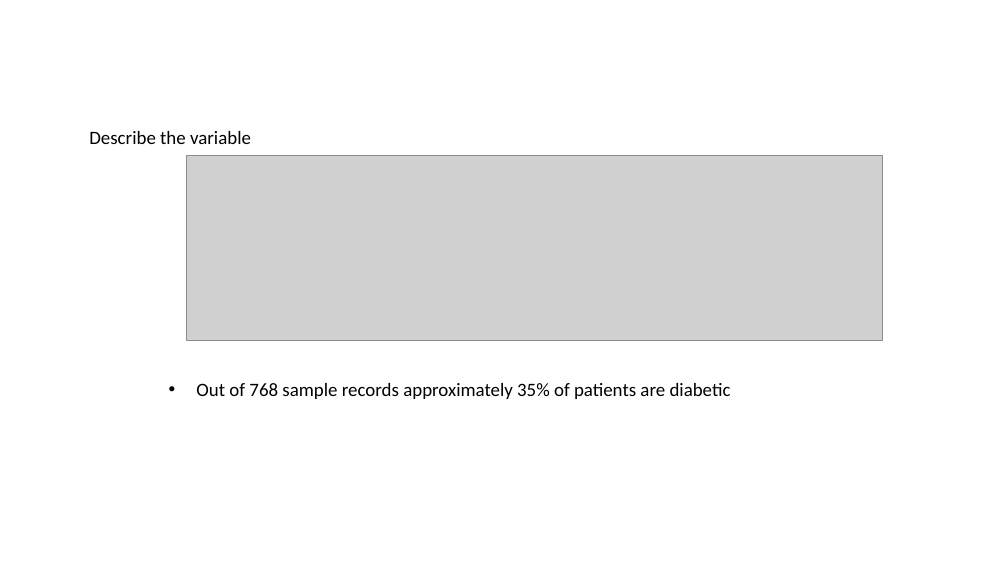
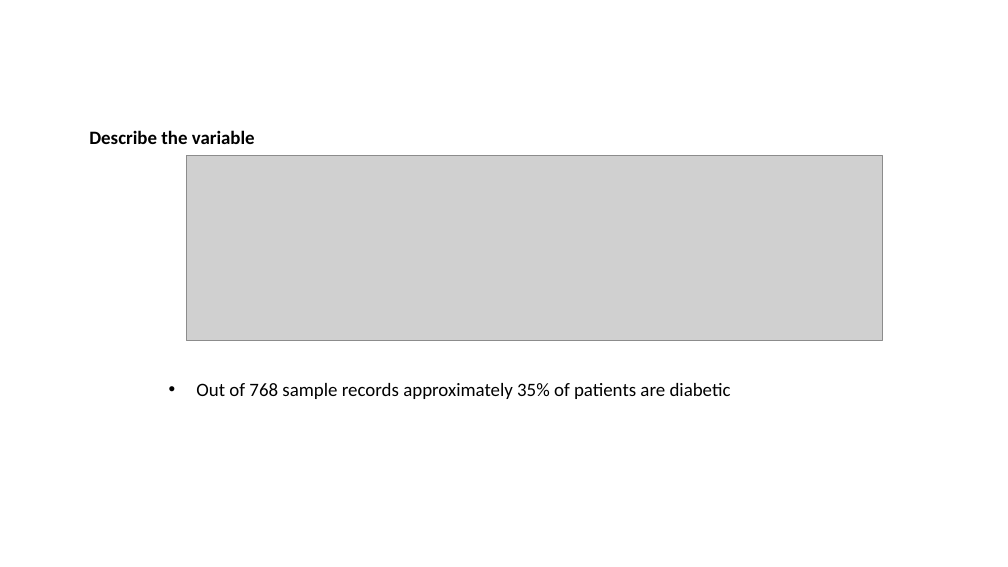
Before and after one commit to jacobmat/DataAnalysis-Projects, a slide deck: slide 2 of Pima India Diabetes Analysis.pptx. Drawn at 1008x567 pixels with LibreOffice and Linux fonts; fonts in the diff are those of the drawing; grey boxes stand for pictures. Boxes give left, top, right and bottom in pixels: in the first picture for what was removed or moved away, otherwise in the second. Text is boxed around its words. In the diff, an @@ line names an element or a change of style, - is before the commit and + after.

```diff
--- a/Pima India Diabetes Analysis.pptx
+++ b/Pima India Diabetes Analysis.pptx
@@ text "Describe the variable" at bbox=[89, 130, 255, 144]: bold on @@
```
Also in this commit, not shown: 5 other slides changed.
